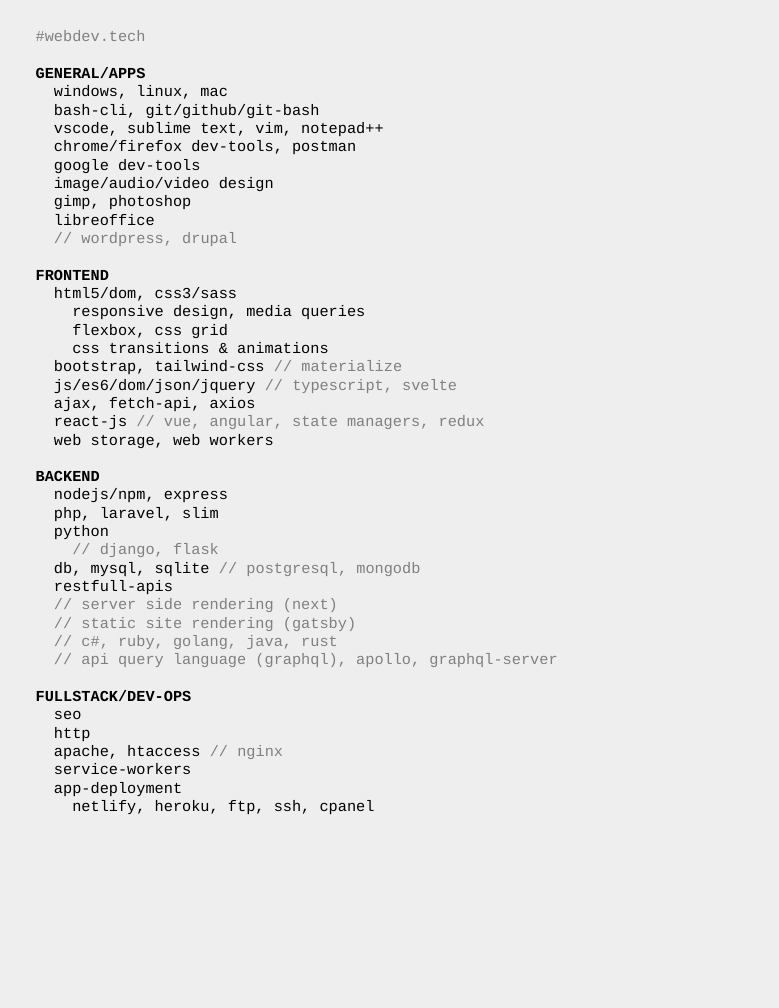
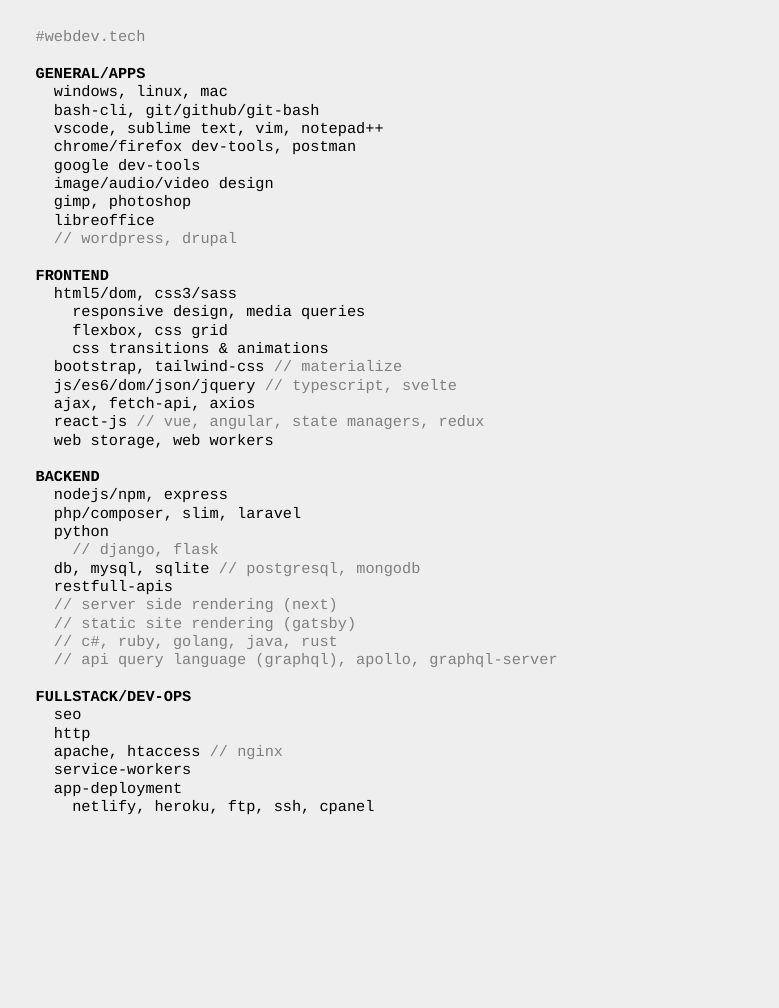
Before and after one commit to nikolav/nikolav.rs, a slide deck: slide 1 of etc/webdev-tech.odp. Drawn at 779x1008 pixels with LibreOffice and Linux fonts; fonts in the diff are those of the drawing. Boxes give left, top, right and bottom in pixels: in the first picture for what was removed or moved away, otherwise in the second. Text is boxed around its words. In the diff, an @@ line names an element or a change of style, - is before the commit and + after.

```diff
--- a/etc/webdev-tech.odp
+++ b/etc/webdev-tech.odp
@@ text at [54, 507, 301, 521]: text changed @@
-php, laravel, slim
+php/composer, slim, laravel
```
Also in this commit, not shown: 7 other files.
